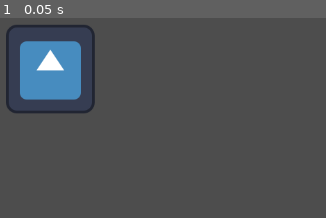
Above: before the commit, frame 1.
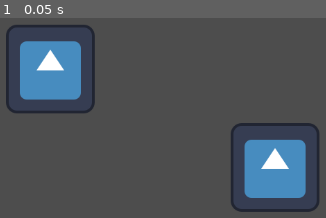
Above: after the commit, the same moment.

Repository: kkffcc123/tpd
Game: Godot game, scene res://node_2d.tscn
Same seed, same stepped clock (60 frames per second), same inputs: the game is played once before the commit and once after it. The project has no main scene, so this scene is started directly. The engine's default icon, where the game draws it, is replaced by a stand-in: a white triangle on a blue panel in a dark square.
Inputs:
- Up to frame 1 (0.05 s): no input

The runs differ from the first frame. In frame 1, 7.0% of the frame differs, in the area x 70-98%, y 52-97%.

Commit message:
add icon x1

Diff:
--- a/node_2d.tscn
+++ b/node_2d.tscn
@@ -7,3 +7,7 @@
 [node name="Icon" type="Sprite2D" parent="."]
 position = Vector2(87, 91)
 texture = ExtResource("1_o3h0v")
+
+[node name="Icon2" type="Sprite2D" parent="."]
+position = Vector2(411, 233)
+texture = ExtResource("1_o3h0v")
